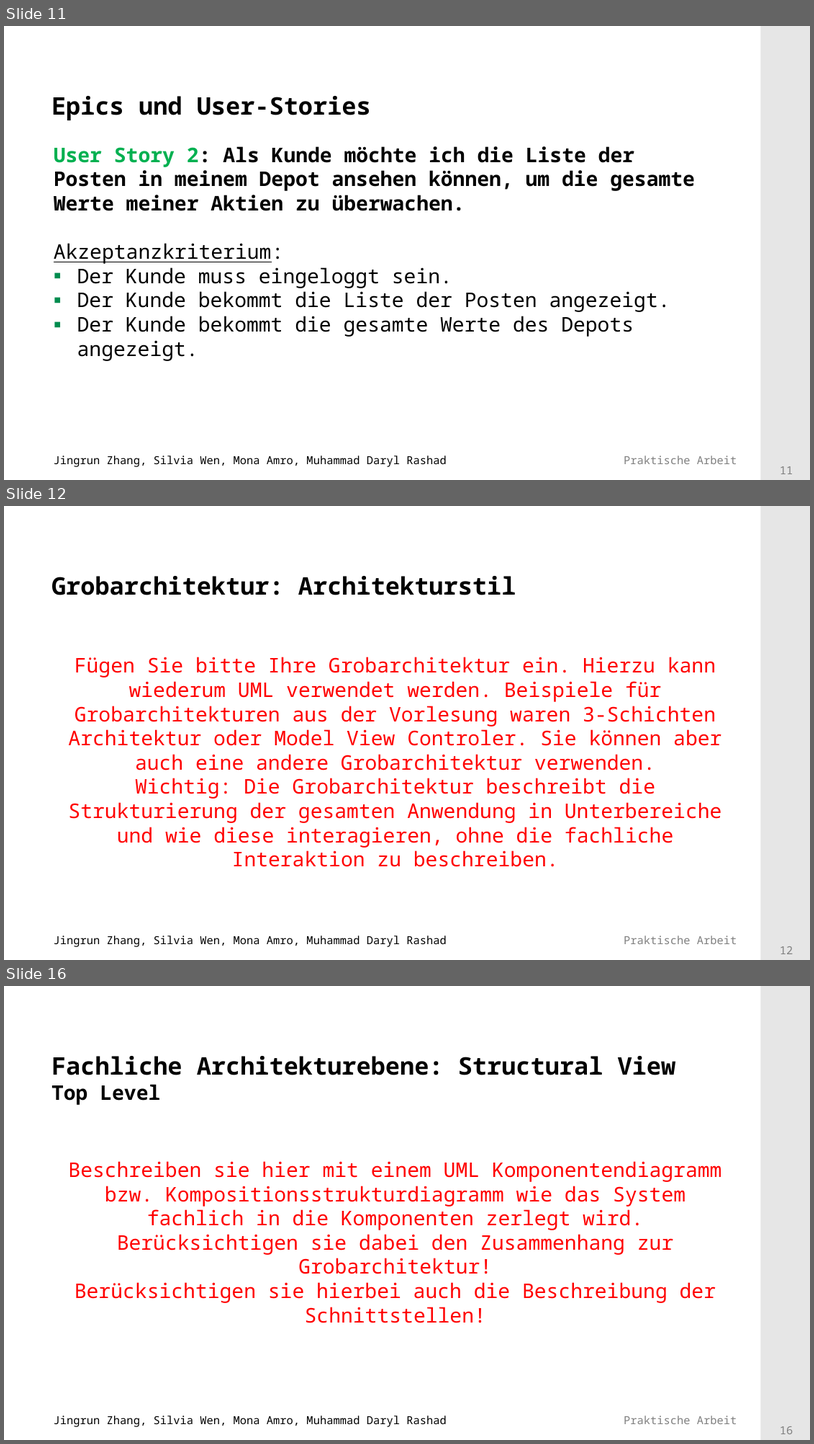
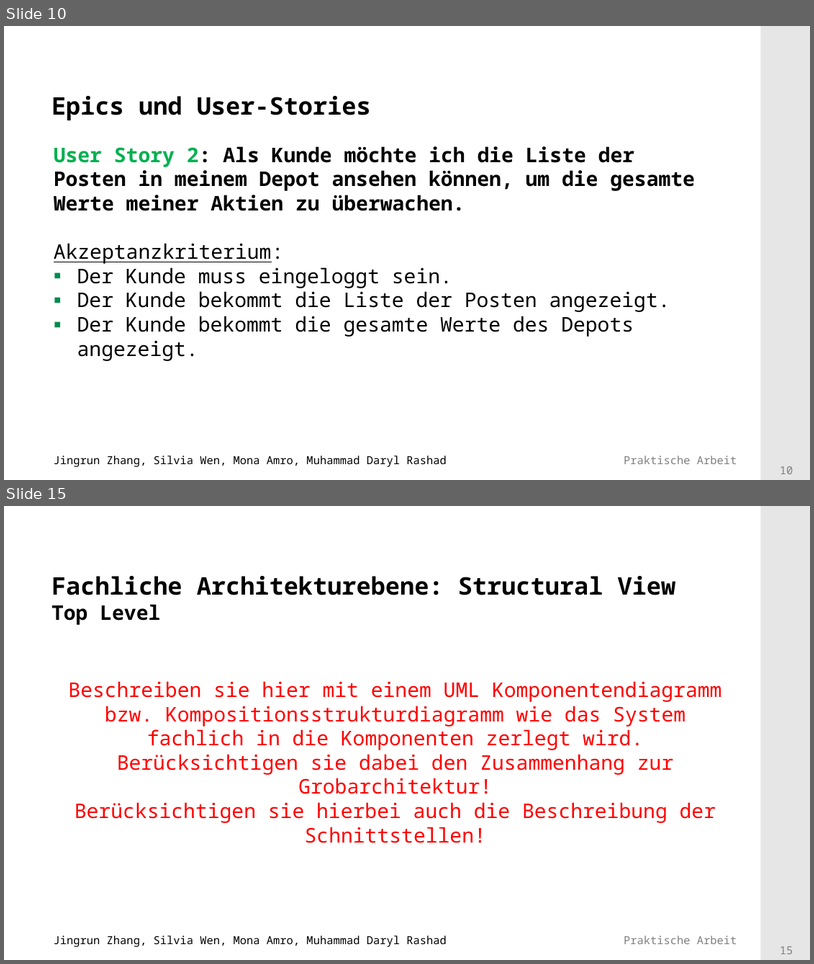
Before and after one commit to Mufasaxi/SimpleBank, a slide deck: architecture/Vorlage_Praesentation_2022 _2_2_OOD.pptx. Shown one above the other, each under a label of ours: slides 11, 12 and 16 before the commit, slides 10 and 15 after it; the slides between them are not shown. The pictures are 814x1444 and 814x964 pixels, drawn with LibreOffice and Linux fonts; fonts in the diff are those of the drawing; background and template pictures are left out. Boxes give left, top, right and bottom in pixels: in the first picture for what was removed or moved away, otherwise in the second. Text is boxed around its words. In the diff, an @@ line names an element or a change of style, - is before the commit and + after.

```diff
--- a/architecture/Vorlage_Praesentation_2022 _2_2_OOD.pptx
+++ b/architecture/Vorlage_Praesentation_2022 _2_2_OOD.pptx
@@ slide 12 removed at <box>4,506,810,960</box>, background #FFFFFF; not listed: 4 template elements that a slide beside it also shows @@
@@ title removed at <box>52,576,517,595</box> @@
-Grobarchitektur: Architekturstil
@@ text removed at <box>68,656,723,867</box> @@
-Fügen Sie bitte Ihre Grobarchitektur ein. Hierzu kann wiederum UML verwendet werden. Beispiele für Grobarchitekturen aus der Vorlesung waren 3-Schichten Architektur oder Model View Controler. Sie können aber auch eine andere Grobarchitektur verwenden.
-Wichtig: Die Grobarchitektur beschreibt die Strukturierung der gesamten Anwendung in Unterbereiche und wie diese interagieren, ohne die fachliche Interaktion zu beschreiben.
@@ what was slide 11 is now slide 10 @@
@@ page number at <box>780,466,793,474</box>: text changed @@
-11
+10
@@ what was slide 16 is now slide 15 @@
@@ page number at <box>780,946,793,954</box>: text changed @@
-16
+15
```
Also in this commit, not shown: 4 slides changed, 3 slides added, 4 other slides removed, 5 other files.
